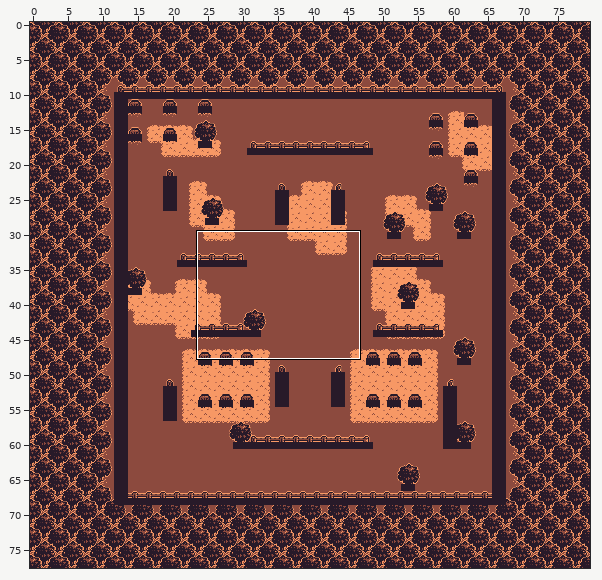
An edit to a level. Tiled map, assets/maps/2.tmx. Above: a wide view before the commit, with the close-up outlined.
Close-up. Before:
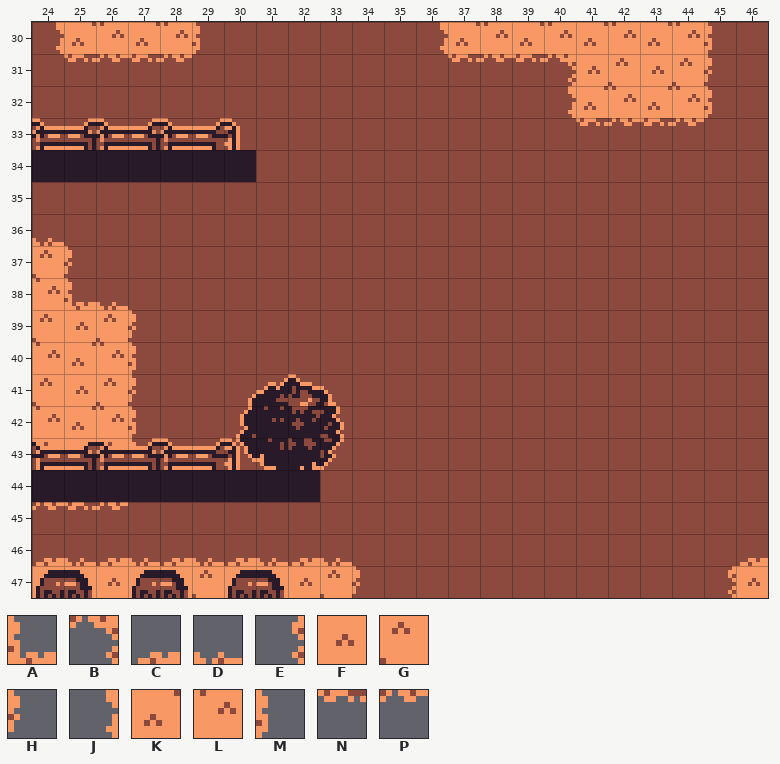
Cells are 8x8 px. Shown: x 24..46, y 30..47.
Key: from "environment": A 5, B 6, C 84, D 85, E 163, F 164, G 165, H 166, J 243, K 244, L 245, M 246, N 324, P 325.
_ is an empty cell, # one hidden under a higher layer.
Layers that did not change in this view are not listed.
Layer "bottom" before, first column x 24:
30 JKLKLM______JKLKLKLKLM_
31 _NPNP________NPNBFGFGH_
32 ________________JKLKLM_
33 _________________NPNP__
34 _______________________
35 _______________________
36 D______________________
37 GH_____________________
38 LAD____________________
39 GFGH___________________
40 LKLM___________________
41 GFGH___________________
42 LKLM___________________
43 GFGH___________________
44 ####___________________
45 PNP____________________
46 CDCDCDCDCD____________C
47 FGFGFGFGFGH__________EF
New version:
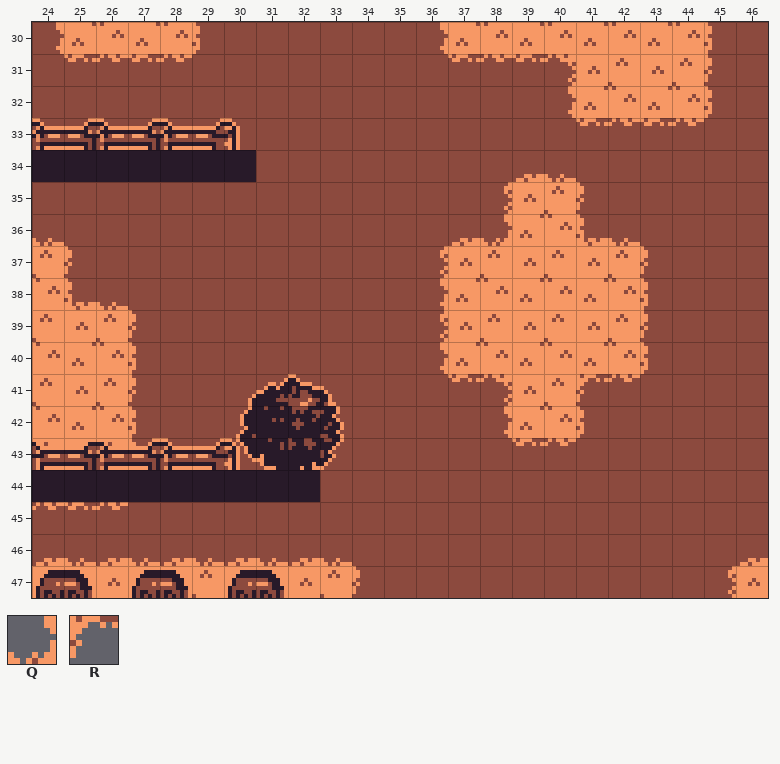
Further tiles: from "environment": Q 4, R 7.
Difference:
Changed rows in their new state; . is an unchanged cell.
Layer "bottom":
first column x 36:
34 ...CD...
35 ..EFGH..
36 .CQKLAD.
37 EFGFGFGH
38 JKLKLKLM
39 EFGFGFGH
40 JKLKLKLM
41 .NBFGRP.
42 ..JKLM..
43 ...NP...
